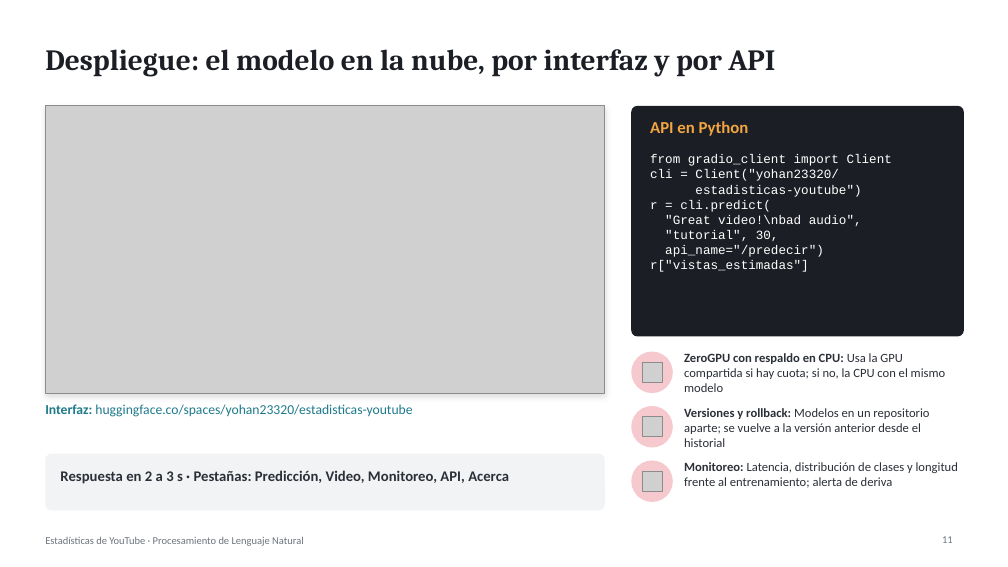
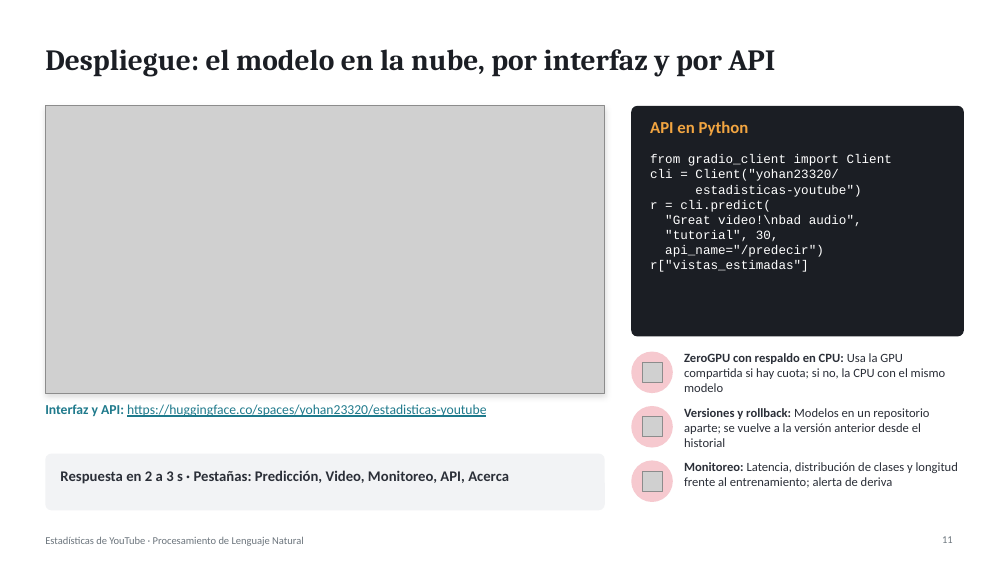
Before and after one commit to Nicolas2322/proyecto-estadisticas-youtube, a slide deck: slide 11 of reports/presentacion_final/Presentacion_Proyecto_Final_Gomez_Castaneda.pptx. Drawn at 1008x567 pixels with LibreOffice and Linux fonts; fonts in the diff are those of the drawing; grey boxes stand for pictures. Boxes give left, top, right and bottom in pixels: in the first picture for what was removed or moved away, otherwise in the second. Text is boxed around its words. In the diff, an @@ line names an element or a change of style, - is before the commit and + after.

Commit message:
Presentación: enlaces clicables al servicio, modelos y repositorio

```diff
--- a/reports/presentacion_final/Presentacion_Proyecto_Final_Gomez_Castaneda.pptx
+++ b/reports/presentacion_final/Presentacion_Proyecto_Final_Gomez_Castaneda.pptx
@@ text at (45, 404, 486, 417): text changed @@
-Interfaz: huggingface.co/spaces/yohan23320/estadisticas-youtube
+Interfaz y API: https://huggingface.co/spaces/yohan23320/estadisticas-youtube
```
Also in this commit, not shown: 2 other slides changed, 1 other file.
